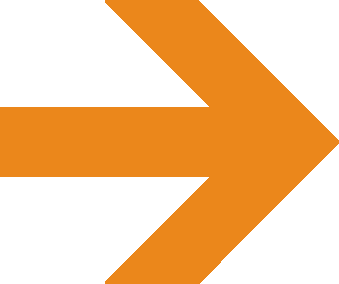
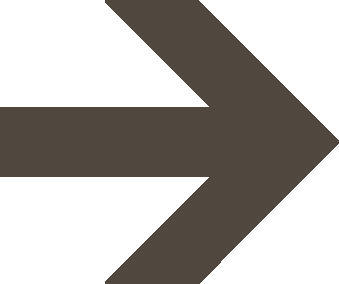
Comparing the layer stacks of the two 339px x 284px images. Changes:
painted on "Layer 1" over box(0, 0, 339, 284)
